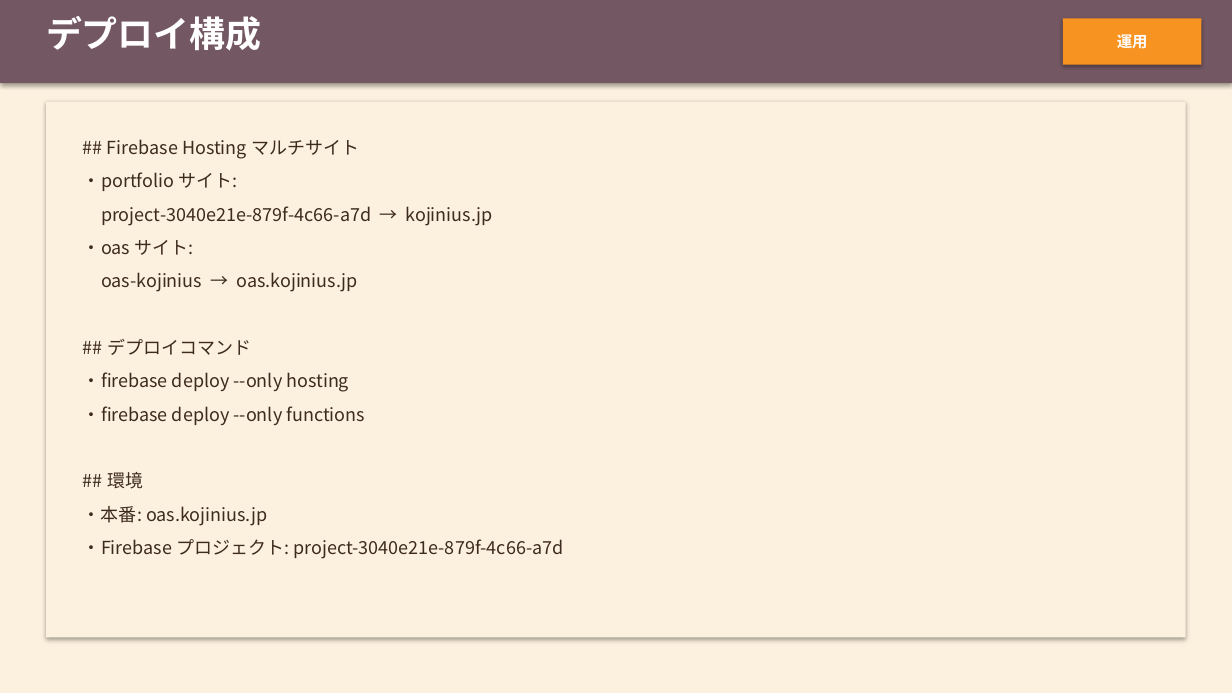
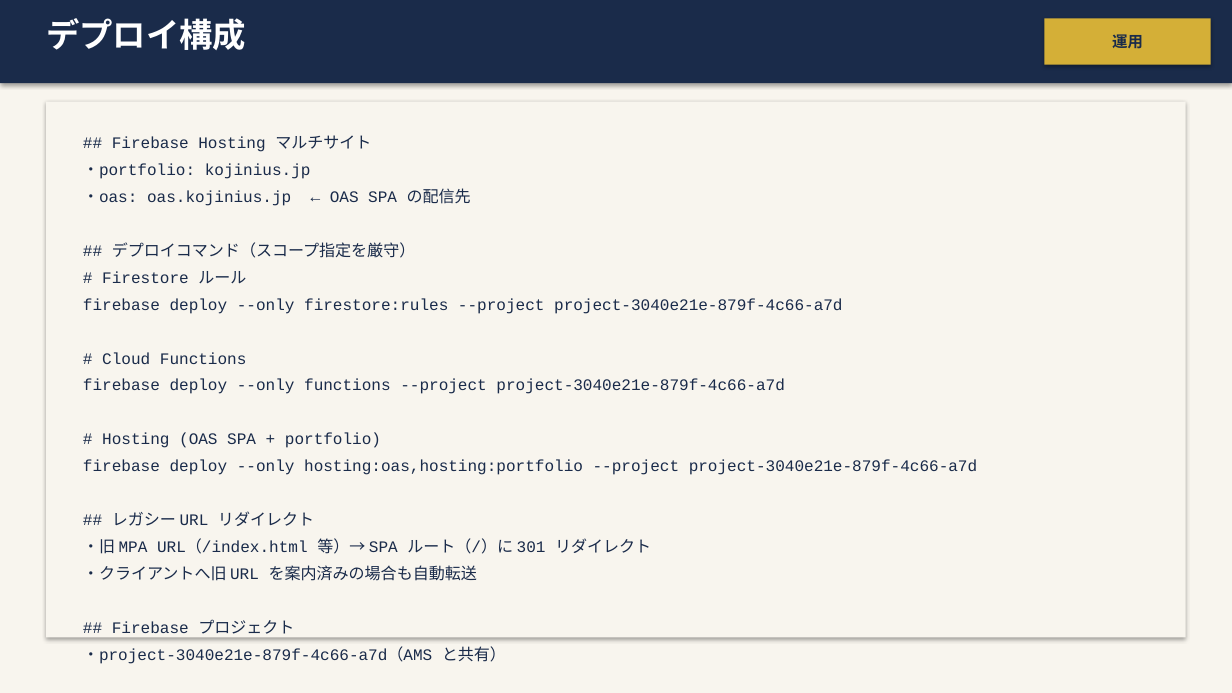
Before and after one commit to Kojinius/fukumoto-reservation, a slide deck: slide 21 of documents/specs/OnlineAppointSystem_詳細設計書.pptx (slide 19 before the commit). Drawn at 1232x693 pixels with LibreOffice and Linux fonts; fonts in the diff are those of the drawing. Boxes give left, top, right and bottom in pixels: in the first picture for what was removed or moved away, otherwise in the second. Text is boxed around its words. In the diff, an @@ line names an element or a change of style, - is before the commit and + after.

```diff
--- a/documents/specs/OnlineAppointSystem_詳細設計書.pptx
+++ b/documents/specs/OnlineAppointSystem_詳細設計書.pptx
@@ rectangle at (0,0,1232,693): fill #FCF0DE to #F8F5EE @@
@@ rectangle at (0,0,1232,83): fill #735763 to #1A2B4A @@
@@ text "デプロイ構成" at (46,18,246,50): size 28 to 26 pt @@
@@ rectangle "運用": place and size @@
-rectangle "運用" at (1063,18,1202,65)
+rectangle "運用" at (1044,18,1211,65)
@@ rectangle "運用" at (1044,18,1211,65): text colour #FFFFFF to #1A2B4A; fill #F79321 to #D4AF37 @@
@@ rectangle at (46,102,1186,638): fill #FCF0DE to #F8F5EE @@
@@ text at (112,135,371,152): size 14 to 12.5 pt, font Noto Sans CJK JP to Courier New, text colour #3D2B1F to #1A2B4A in "## Firebase Hosting マルチサイト"; line spacing 26pt to 21pt @@
@@ text at (83,163,977,638): text changed; size 14 to 12.5 pt; font Noto Sans CJK JP to Courier New; text colour #3D2B1F to #1A2B4A @@
-・portfolio サイト:
-project-3040e21e-879f-4c66-a7d → kojinius.jp
-・oas サイト:
-oas-kojinius → oas.kojinius.jp
-## デプロイコマンド
-・firebase deploy --only hosting
-・firebase deploy --only functions
-## 環境
-・本番: oas.kojinius.jp
-・Firebase プロジェクト: project-3040e21e-879f-4c66-a7d
+・portfolio: kojinius.jp
+・oas: oas.kojinius.jp ← OAS SPA の配信先
+## デプロイコマンド（スコープ指定を厳守）
+# Firestore ルール
+firebase deploy --only firestore:rules --project project-3040e21e-879f-4c66-a7d
+# Cloud Functions
+firebase deploy --only functions --project project-3040e21e-879f-4c66-a7d
+# Hosting (OAS SPA + portfolio)
+firebase deploy --only hosting:oas,hosting:portfolio --project project-3040e21e-879f-4c66-a7d
+## レガシー URL リダイレクト
+・旧 MPA URL（/index.html 等）→ SPA ルート（/）に 301 リダイレクト
+・クライアントへ旧 URL を案内済みの場合も自動転送
+## Firebase プロジェクト
+・project-3040e21e-879f-4c66-a7d（AMS と共有）
```
Also in this commit, not shown: 17 other slides changed, 4 slides added, 2 slides removed, 5 other files.
